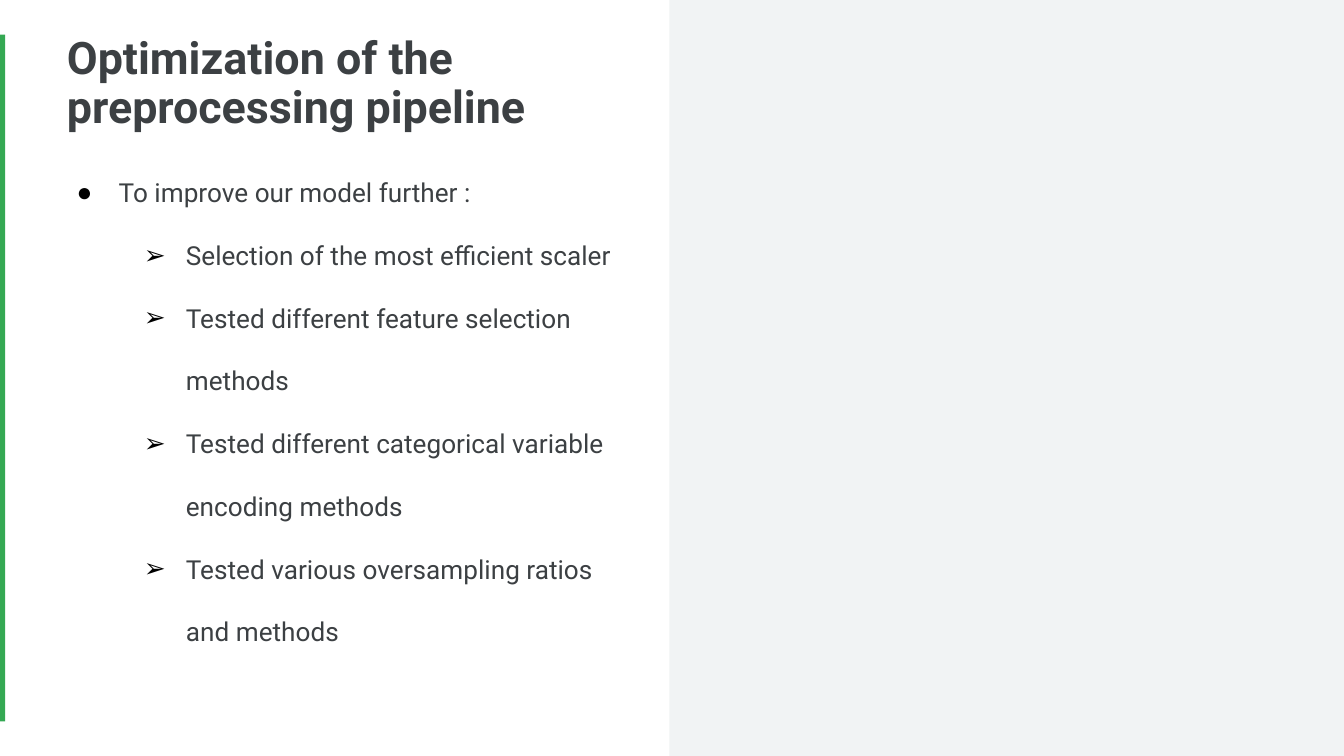
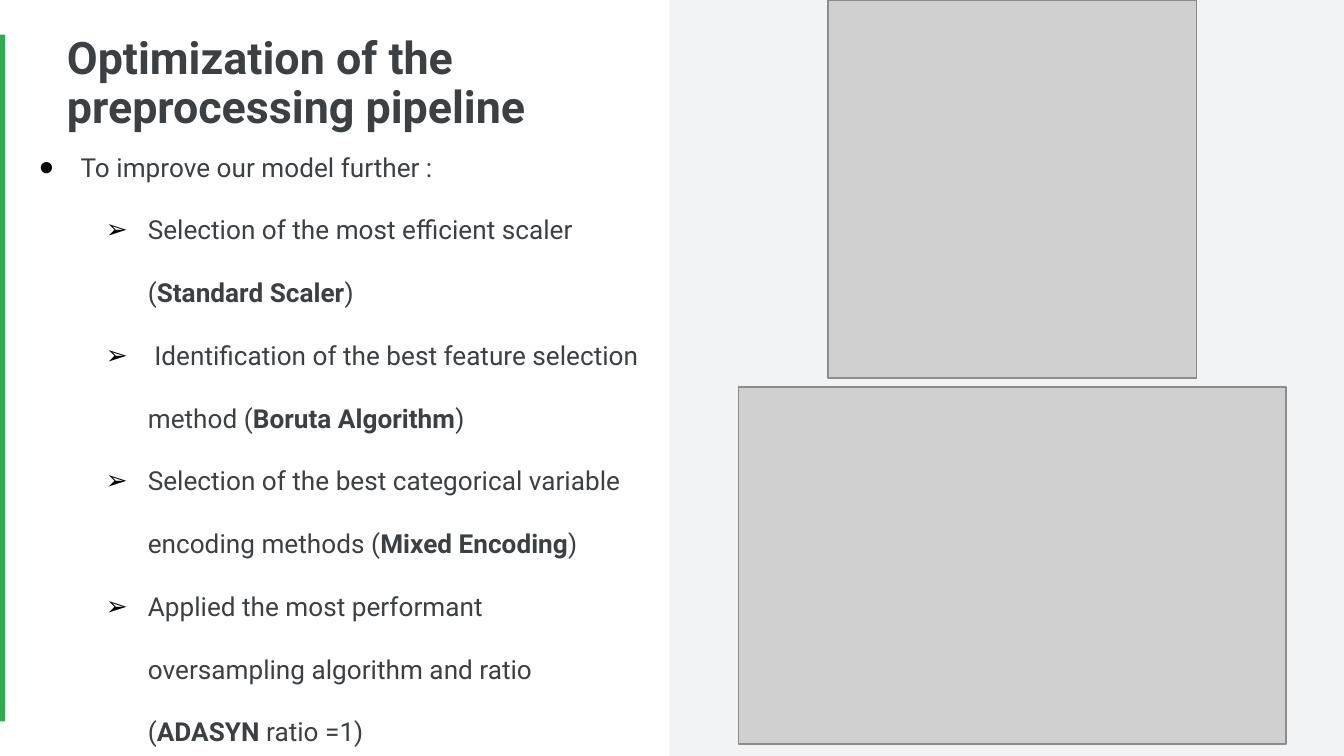
Before and after one commit to Faskill/Borrower-Scoring-Algorithm, a slide deck: slide 14 of P4_02_Presentation.pptx (slide 15 before the commit). Drawn at 1344x756 pixels with LibreOffice and Linux fonts; fonts in the diff are those of the drawing; grey boxes stand for pictures. Boxes give left, top, right and bottom in pixels: in the first picture for what was removed or moved away, otherwise in the second. Text is boxed around its words. In the diff, an @@ line names an element or a change of style, - is before the commit and + after.

```diff
--- a/P4_02_Presentation.pptx
+++ b/P4_02_Presentation.pptx
@@ picture added at [828,0,1196,378] @@
@@ text "To improve our model further ...": place and size @@
-text "To improve our model further ..." at [119,182,611,642]
+text "To improve our model further ..." at [81,157,638,685]
@@ text at [148,219,638,685]: text changed @@
-  ➢ Selection of the most efficient scaler
-  ➢ Tested different feature selection methods
-  ➢ Tested different categorical variable encoding methods
-  ➢ Tested various oversampling ratios and methods
+  ➢ Selection of the most efficient scaler (Standard Scaler)
+  ➢ Identification of the best feature selection method (Boruta Algorithm)
+  ➢ Selection of the best categorical variable encoding methods (Mixed Encoding)
+  ➢ Applied the most performant oversampling algorithm and ratio (ADASYN ratio =1)
@@ picture added at [739,387,1286,745] @@
```
Also in this commit, not shown: 4 other slides changed, 1 slide added, 1 slide removed, 4 other files.
